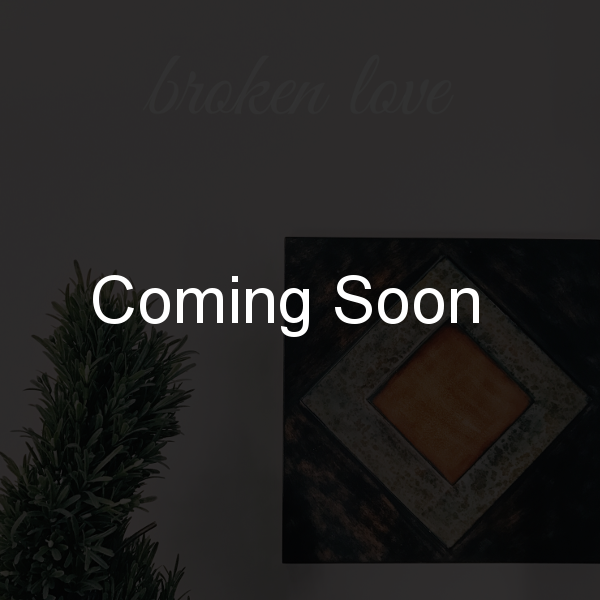
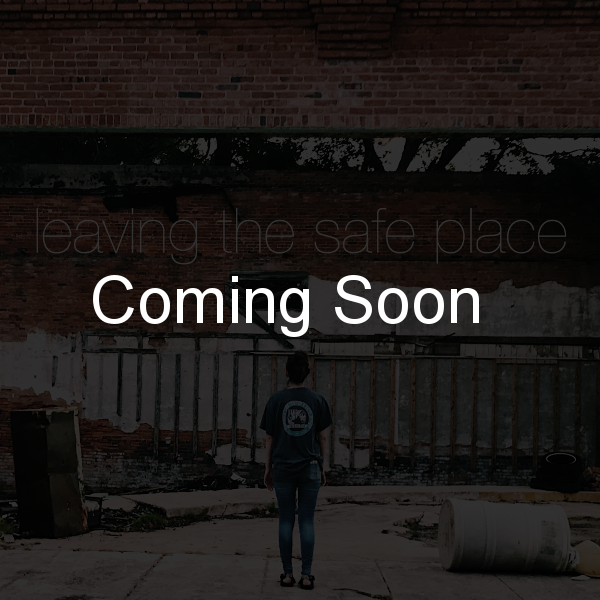
The second (600, 600) image is a revision of the first. Changes to its layers:
renamed "brokenlove.jpg" to "Leaving the Safe Place.png", painted on it over [0, 0, 600, 600]
